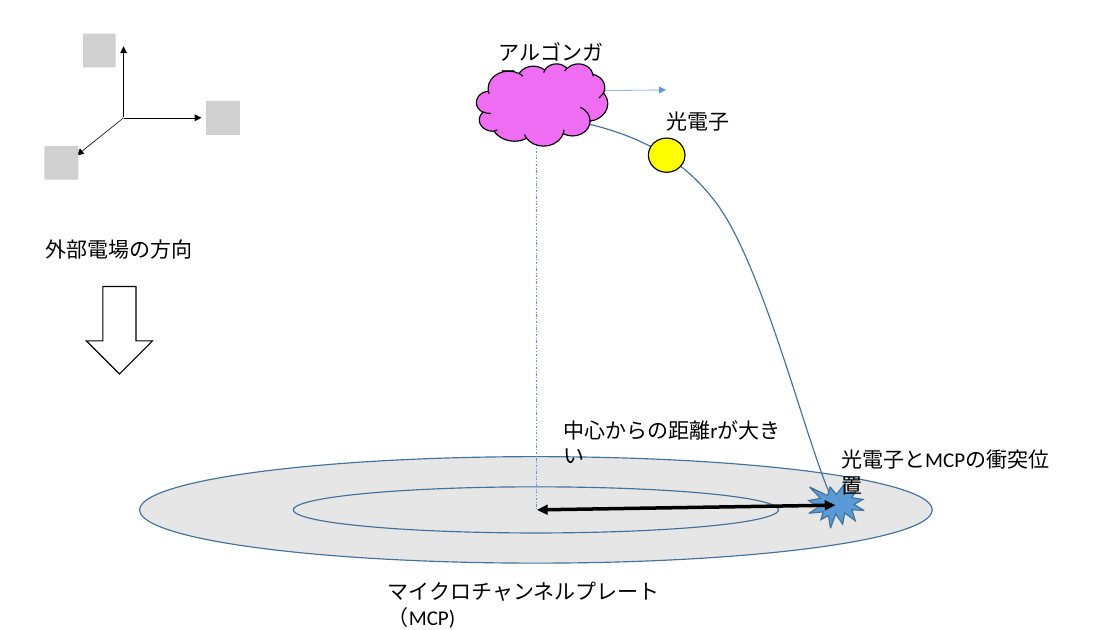
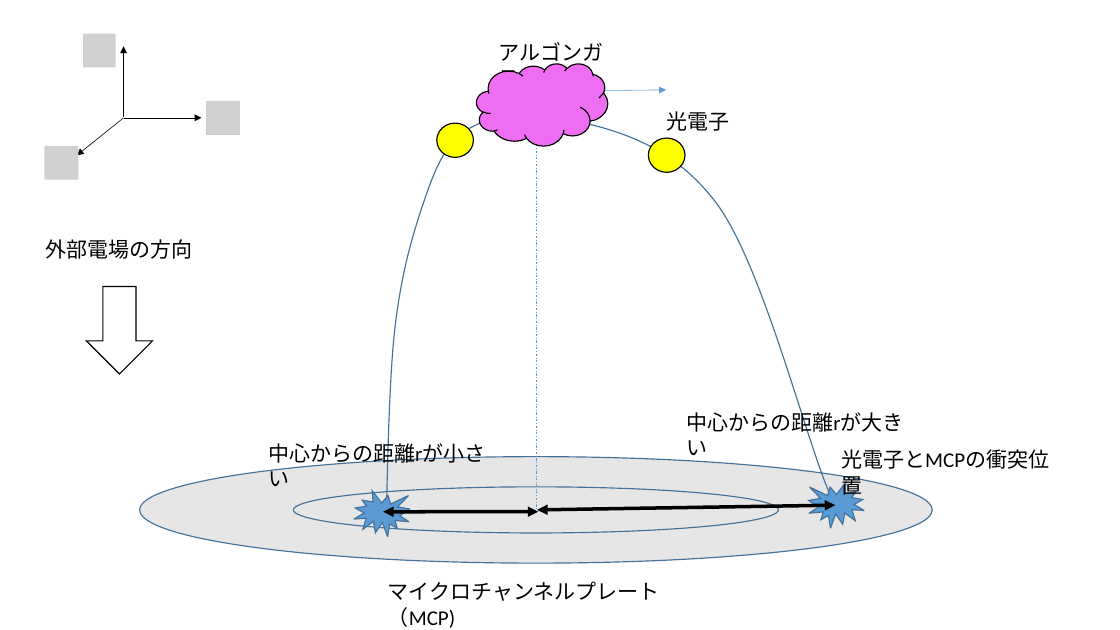
Before and after one commit to Appelingo/Data_Analyze, a slide deck: slide 2 of 図/図.pptx. Drawn at 1120x630 pixels with LibreOffice and Linux fonts; fonts in the diff are those of the drawing; grey boxes stand for pictures. Boxes give left, top, right and bottom in pixels: in the first picture for what was removed or moved away, otherwise in the second. Text is boxed around its words. In the diff, an @@ line names an element or a change of style, - is before the commit and + after.

```diff
--- a/図/図.pptx
+++ b/図/図.pptx
@@ freeform shape added at [386,112,531,511], outline #43739E 1 pt @@
@@ ellipse added at [437,124,474,158], fill #FFFF00, outline #000000 1 pt @@
@@ text "中心からの距離rが大きい" rewrapped from [563,420,780,440] to [686,409,903,435] @@
@@ text added at [268,440,485,466], 18 pt, text #000000 @@
+中心からの距離rが小さい
@@ irregular seal added at [354,491,409,537], fill #5B9BD5, outline #43739E 1 pt @@
@@ double arrow added from (383, 512) to (539, 512), #000000 3 pt @@
```
Also in this commit, not shown: 2 other slides changed, 1 slide removed, 9 other files.
